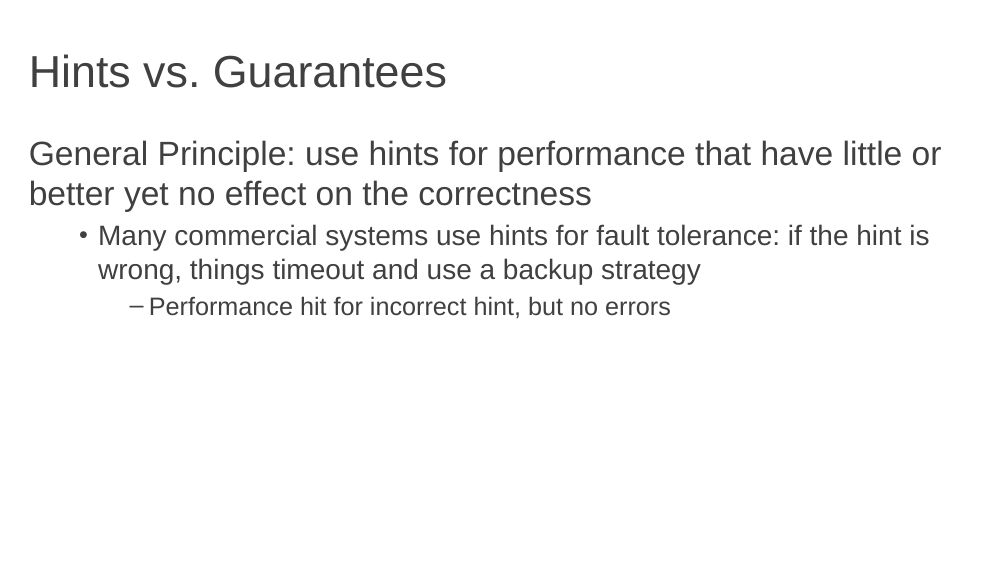
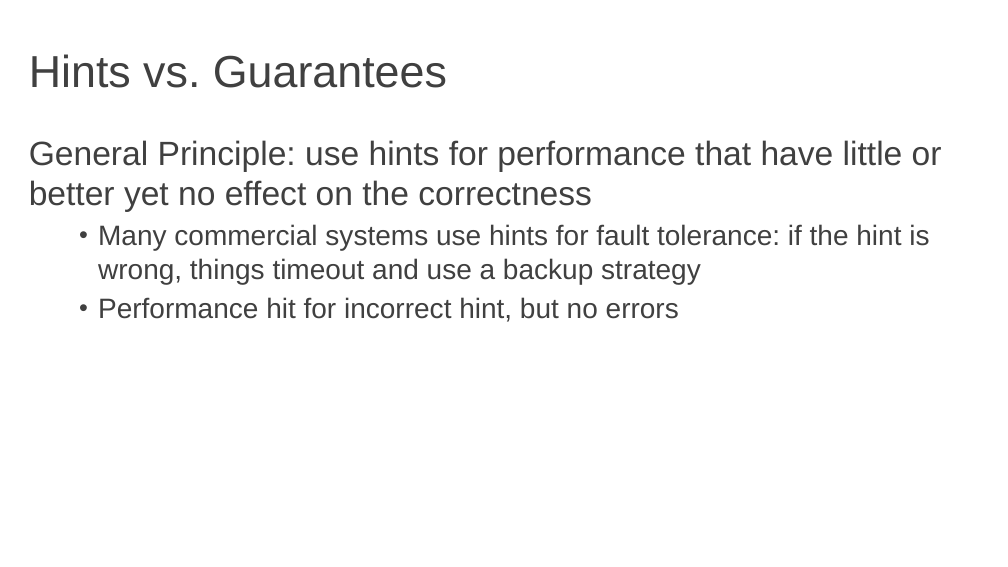
Before and after one commit to amplab/cs262a-fall2016, a slide deck: slide 96 of notes/06-Mesa.pptx. Drawn at 1008x567 pixels with LibreOffice and Linux fonts; fonts in the diff are those of the drawing. Boxes give left, top, right and bottom in pixels: in the first picture for what was removed or moved away, otherwise in the second. Text is boxed around its words. In the diff, an @@ line names an element or a change of style, - is before the commit and + after.

```diff
--- a/notes/06-Mesa.pptx
+++ b/notes/06-Mesa.pptx
@@ text at [98, 297, 679, 322]: size 18 to 20 pt in "Performance hit for incorrect hint, but no ..."; bullet – to •; list level 3 to 2 in "Performance hit for incorrect hint, ..." @@
```
Also in this commit, not shown: 1 other slide changed, 5 other files.
